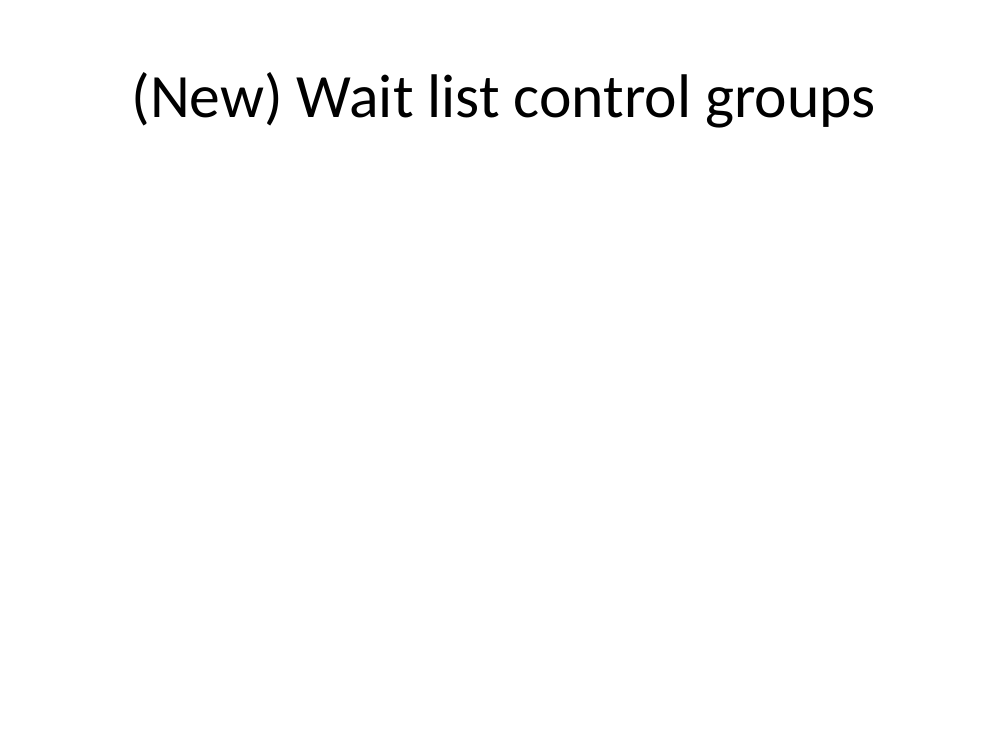
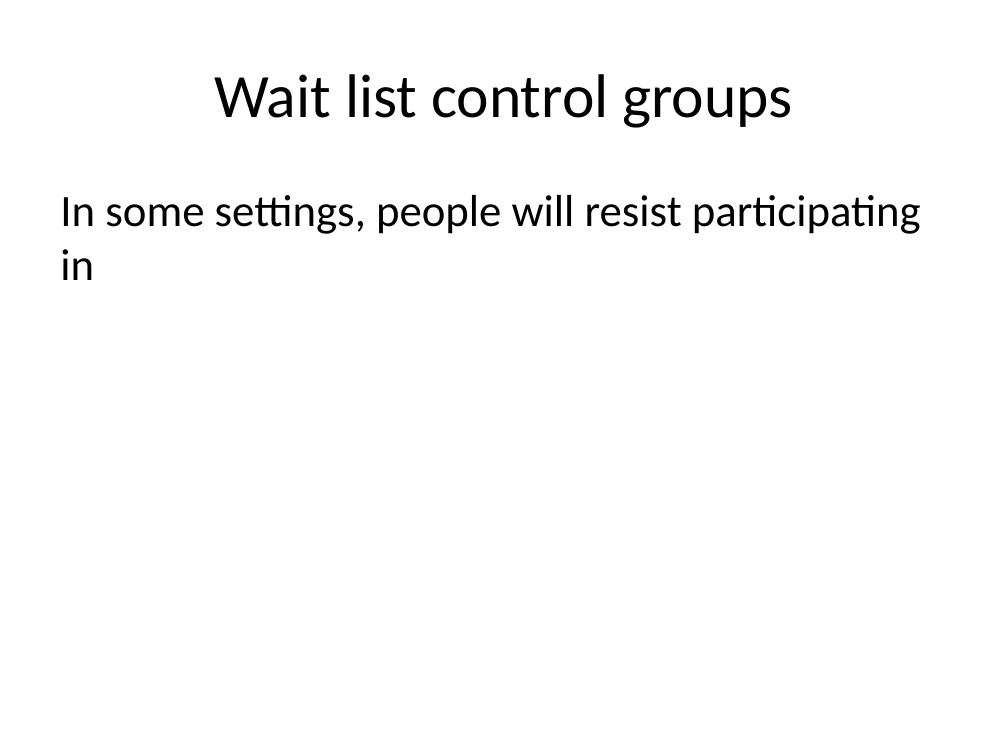
Before and after one commit to classes-medb/5510, a slide deck: slide 12 of src/video-04-randomized-trials.pptx (slide 11 before the commit). Drawn at 1008x756 pixels with LibreOffice and Linux fonts; fonts in the diff are those of the drawing. Boxes give left, top, right and bottom in pixels: in the first picture for what was removed or moved away, otherwise in the second. Text is boxed around its words. In the diff, an @@ line names an element or a change of style, - is before the commit and + after.

```diff
--- a/src/video-04-randomized-trials.pptx
+++ b/src/video-04-randomized-trials.pptx
@@ title at [214,74,793,128]: text changed @@
-(New) Wait list control groups
+Wait list control groups
@@ text added at [60,195,921,280], 32 pt, text #000000 @@
+In some settings, people will resist participating in
```
Also in this commit, not shown: 8 other slides changed, 10 slides added, 5 slides removed, 5 other files.
